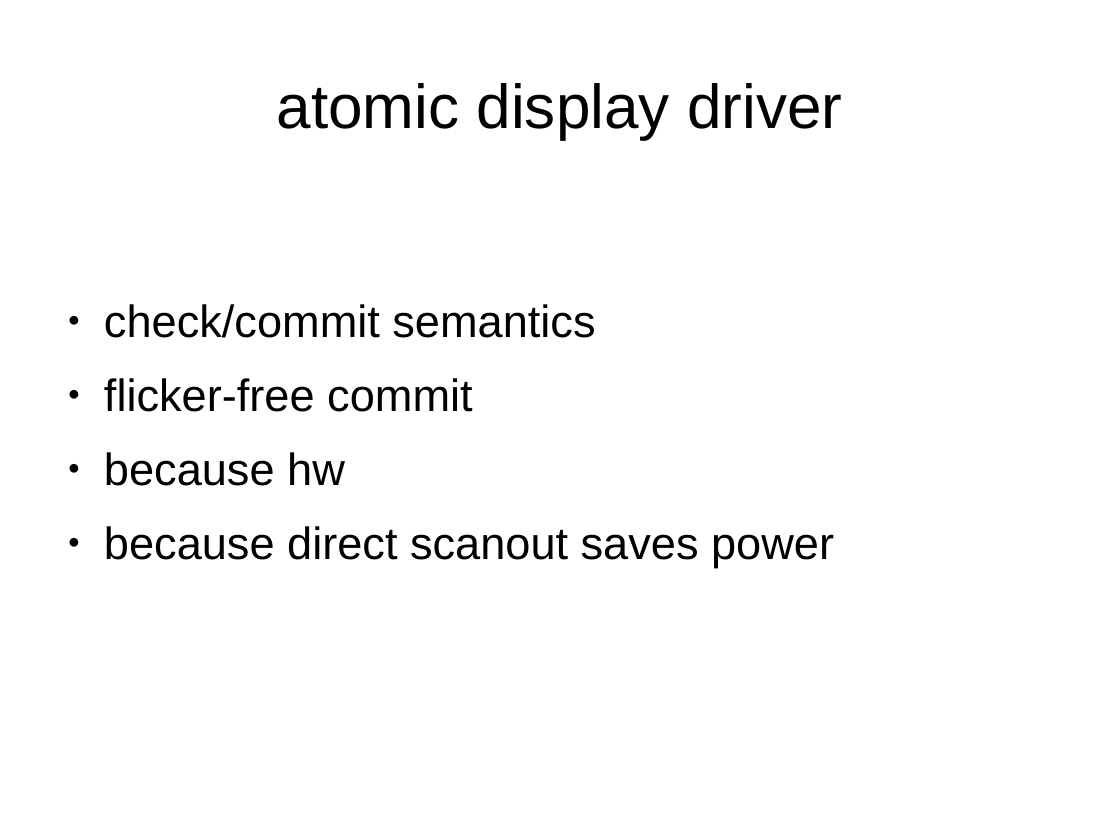
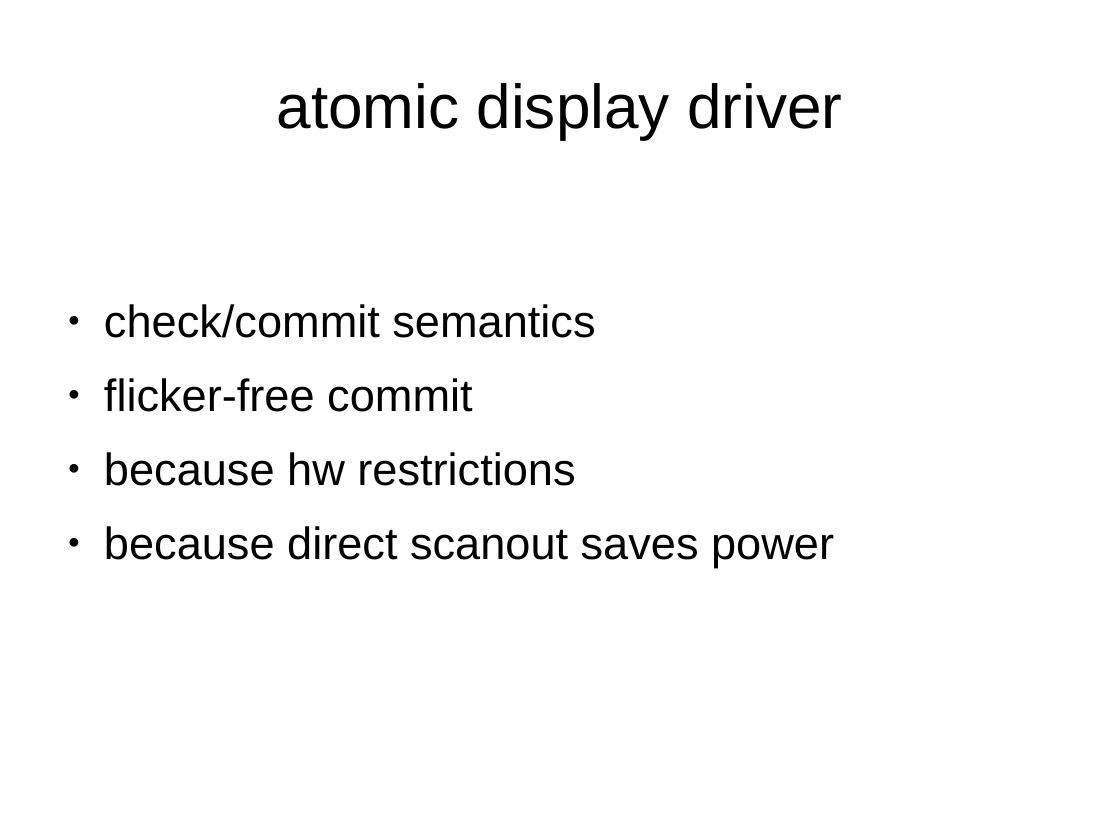
Before and after one commit to danvet/danvet.github.io, a slide deck: slide 8 of slides/kernel-recipes-2016-state-of-drm.odp. Drawn at 1120x840 pixels with LibreOffice and Linux fonts; fonts in the diff are those of the drawing. Boxes give left, top, right and bottom in pixels: in the first picture for what was removed or moved away, otherwise in the second. Text is boxed around its words. In the diff, an @@ line names an element or a change of style, - is before the commit and + after.

```diff
--- a/slides/kernel-recipes-2016-state-of-drm.odp
+++ b/slides/kernel-recipes-2016-state-of-drm.odp
@@ text at bbox=[104, 452, 575, 486]: text changed @@
-● because hw
+● because hw restrictions
```
Also in this commit, not shown: 2 other slides changed, 1 other file.
